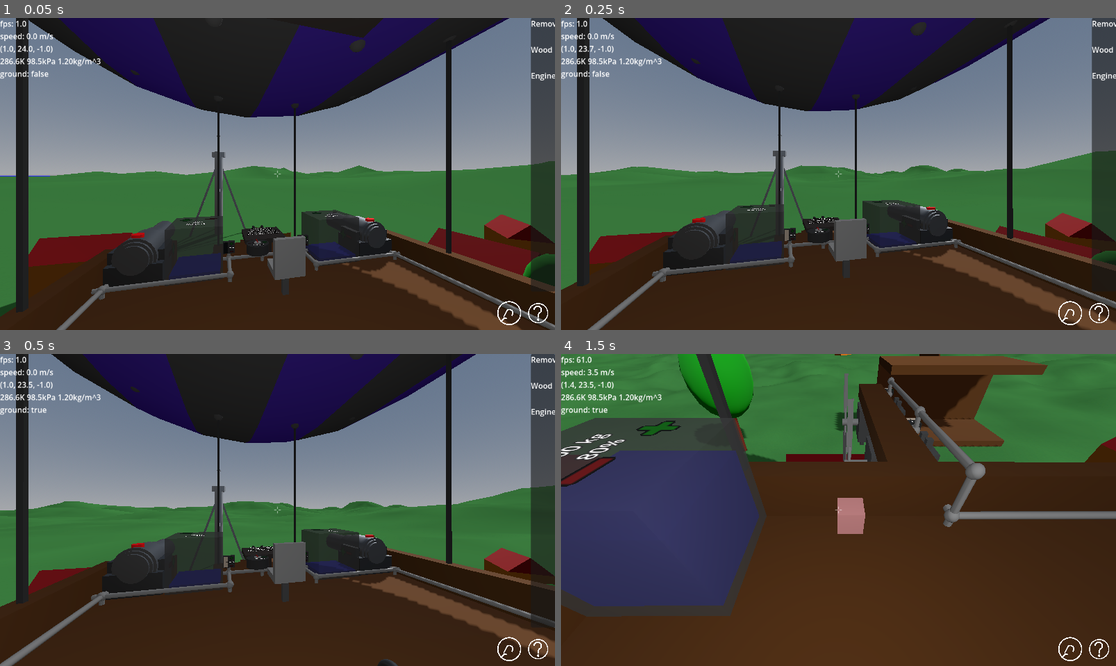
Above: before the commit, frames 1-4 (two rows, left to right).
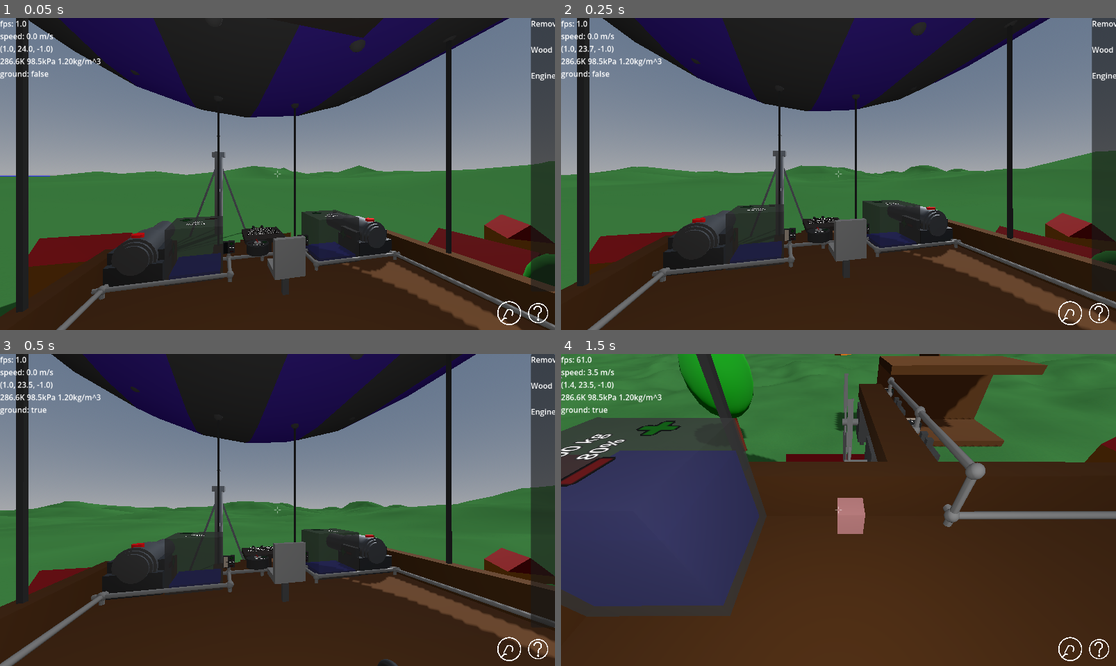
Above: after the commit, the same moments.

Repository: jmdejong/airships
Game: Godot game, scene res://scenes/world.tscn
Two runs of this game, one before a commit and one after it. Both use one fixed random seed, a clock stepped at 60 frames per second and the inputs below.
Inputs (mouse positions are in pixels of both pictures, inside the frame that each line leads up to):
- Up to frame 1 (0.05 s): no input
- Up to frame 2 (0.25 s): no input
- Up to frame 3 (0.5 s): no input
- Up to frame 4 (1.5 s): drag from (1104, 391) to (894, 441) at 0.52 s; move the mouse to (810, 510) at 1.27 s; hold W (forwards) from 1.28 s (still down); tap O (show_ship) at 1.35 s; click (810, 510) at 1.42 s

The runs differ from the first frame. In frame 1, less than 0.1% of the frame differs, in the area x 58-90%, y 2-27%; in frame 2, less than 0.1%; in frame 3, less than 0.1%; in frame 4, less than 0.1%, in the area x 0-91%, y 0-85%.

Commit message:
add ladders

Diff:
--- a/code/build.gd
+++ b/code/build.gd
@@ -72,7 +72,7 @@
 		return
 	var component: Node3D = shape.get_meta("component")
 	var ship: Airship = collider
-	ship.destroy_component(component, get_collision_point() * collider.transform)
+	ship.destroy_component(component, get_collision_point())
 
 func show_preview(vis: bool) -> void:
 	set_process(vis)
--- /dev/null
+++ b/code/components/rope_ladder.gd
@@ -0,0 +1,24 @@
+extends BaseComponent
+
+@export var unrolled: bool = false:
+	set(val):
+		unrolled = val
+		$RolledUp.visible = not val
+		$Unrolled.visible = val
+		$ClimbShape/CollisionShape3D2.disabled = not val
+		$Deploy/CollisionShape3D2.disabled = val
+		$RollUp/CollisionShape3D2.disabled = not val
+
+func _ready() -> void:
+	unrolled = unrolled
+
+func _on_deploy_pressed_by(_player: Player) -> void:
+	unrolled = true
+
+
+func _on_climb_shape_pressed_by(player: Player) -> void:
+	player.teleport_to($ClimbPoint.global_position)
+
+
+func _on_roll_up_pressed_by(_player: Player) -> void:
+	unrolled = false
--- a/code/components/seat.gd
+++ b/code/components/seat.gd
@@ -12,11 +12,14 @@
 
 func handle_player_input(delta: float) -> void:
 	for binding in bindings:
-		if Input.is_key_pressed(binding.key):
+		if Input.is_key_pressed(binding.key) and binding.action != Binding.Action.None:
 			var control: SignalControl = get_node(binding.control)
 			if control == null:
 				continue
-			control.change_raw_value(delta * binding.change)
+			if binding.action == Binding.Action.Change:
+				control.change_raw_value(delta * binding.change)
+			elif binding.action == Binding.Action.Set:
+				control.set_value(binding.set_to)
 
 func get_component() -> Component:
 	return get_parent()
--- a/code/components/wood_panel.gd
+++ b/code/components/wood_panel.gd
@@ -31,7 +31,7 @@
 func destroy(where: Vector3) -> void:
 	if get_parent() == null:
 		return
-	var local_where: Vector3 = where * transform
+	var local_where: Vector3 = where * global_transform
 	var closest: Vector3i = Vector3i(local_where / Global.block_size).clamp(Vector3i.ZERO, size_block - Vector3i.ONE)
 	if size_block != Vector3i.ONE:
 		var new_components: Array[Component] = []
--- a/code/mapgen/hexs_height_source.gd
+++ b/code/mapgen/hexs_height_source.gd
@@ -254,7 +254,7 @@
 	func calc_height() -> float:
 		return rid.randi_range(6, 12)
 	func fill(height_source: HeightSource) -> void:
-		_structures.add(Structure.hangar, height_source.pos_at(global_pos + Vector2(0, -20)), 0)
-		_structures.add(Structure.mooring_mast, height_source.pos_at(global_pos + Vector2(rid.pick([30, -30]), 20)), 0)
+		_structures.add(Structure.hangar, height_source.pos_at(global_pos + Vector2(0, -20)), PI/2)
+		_structures.add(Structure.mooring_mast, height_source.pos_at(global_pos + Vector2(0, 50)),0)
 	func center_size() -> float:
 		return 0.5
--- a/code/player.gd
+++ b/code/player.gd
@@ -23,6 +23,7 @@
 var was_on_ground := false
 const last_since_floor_max: float = 5
 var specific_info: String = ""
+var destination: Variant = null
 @onready var lifeline: Lifeline = $Lifeline
 
 enum Posture {Standing, Sitting, FlyDebug}
@@ -169,6 +170,9 @@
 		was_on_ground = false
 		apply_central_force(deltav * mass * 0.5)
 	lifeline.apply(self)
+	if destination is Vector3:
+		global_position = destination
+		destination = null
 
 	for ray in separation_rays:
 		ray.disabled = !(is_on_ground || was_on_ground)
@@ -224,3 +228,6 @@
 func on_platform_teleport(from: Vector3, to: Vector3):
 	prints("platform teleport", to - from)
 	global_position += to - from
+
+func teleport_to(to: Vector3) -> void:
+	destination = to
--- a/code/records/binding.gd
+++ b/code/records/binding.gd
@@ -1,16 +1,27 @@
 class_name Binding
 extends Resource
 
+enum Action {None, Set, Change}
+
 @export var key: Key
 @export var control: String
+@export var action: Action = Action.None
 @export var change: float
+@export var set_to: float
 
 func to_json() -> Dictionary[String, Variant]:
-	return {"key": key, "control": control, "change": change}
+	var json: Dictionary[String, Variant] = {"key": key, "control": control, "action": action}
+	if action == Action.Change:
+		json.change = change
+	elif action == Action.Set:
+		json.set_to = set_to
+	return json
 
 static func from_json(json: Dictionary) -> Binding:
 	var binding := Binding.new()
 	binding.key = json.key
 	binding.control = json.control
-	binding.change = json.change
+	binding.action = json.action
+	binding.change = json.get("change")
+	binding.set_to = json.get("set_to")
 	return binding
--- /dev/null
+++ b/materials/metal_bar.tres
@@ -0,0 +1,4 @@
+[gd_resource type="StandardMaterial3D" format=3 uid="uid://m16cuhaildqp"]
+
+[resource]
+albedo_color = Color(0.2, 0.2, 0.2, 1)
--- a/scenes/components/cable4m.tscn
+++ b/scenes/components/cable4m.tscn
@@ -1,16 +1,14 @@
 [gd_scene format=3 uid="uid://cr366y43ta7n2"]
 
 [ext_resource type="Script" uid="uid://cv4oa72xgm6qh" path="res://code/components/box_component.gd" id="1_yt8eh"]
+[ext_resource type="Material" uid="uid://m16cuhaildqp" path="res://materials/metal_bar.tres" id="2_ehlws"]
 [ext_resource type="PackedScene" uid="uid://c80fsqccc2hnu" path="res://scenes/connection.tscn" id="2_u038d"]
 
 [sub_resource type="BoxShape3D" id="BoxShape3D_uw4vd"]
 size = Vector3(0.05, 4.1, 0.05)
 
-[sub_resource type="StandardMaterial3D" id="StandardMaterial3D_uw4vd"]
-albedo_color = Color(0.2, 0.2, 0.2, 1)
-
 [sub_resource type="BoxMesh" id="BoxMesh_uw4vd"]
-material = SubResource("StandardMaterial3D_uw4vd")
+material = ExtResource("2_ehlws")
 size = Vector3(0.063, 4, 0.063)
 
 [node name="Cable4m" type="Node3D" unique_id=719893920]
--- /dev/null
+++ b/scenes/components/rope_ladder.tscn
@@ -0,0 +1,111 @@
+[gd_scene format=3 uid="uid://ce6mxn0ghywxo"]
+
+[ext_resource type="Texture2D" uid="uid://bx0xpgiq564bf" path="res://textures/rope_ladder_rolled.png" id="1_kt2k0"]
+[ext_resource type="Script" uid="uid://c82ykcecsvua" path="res://code/components/rope_ladder.gd" id="1_u55ag"]
+[ext_resource type="Material" uid="uid://m16cuhaildqp" path="res://materials/metal_bar.tres" id="2_avpeb"]
+[ext_resource type="PackedScene" uid="uid://c80fsqccc2hnu" path="res://scenes/connection.tscn" id="3_8wo15"]
+[ext_resource type="Texture2D" uid="uid://21qufl3bc5es" path="res://textures/rope_ladder_unrolled.png" id="4_yduph"]
+[ext_resource type="Script" uid="uid://cuiyitoas3wtg" path="res://code/button3d.gd" id="6_u55ag"]
+
+[sub_resource type="CylinderMesh" id="CylinderMesh_avpeb"]
+top_radius = 0.375
+bottom_radius = 0.375
+height = 0.8
+
+[sub_resource type="StandardMaterial3D" id="StandardMaterial3D_8wo15"]
+albedo_texture = ExtResource("1_kt2k0")
+
+[sub_resource type="BoxMesh" id="BoxMesh_8wo15"]
+size = Vector3(0.1, 0.1, 0.9)
+
+[sub_resource type="BoxShape3D" id="BoxShape3D_yduph"]
+size = Vector3(0.1, 0.2, 0.5)
+
+[sub_resource type="PlaneMesh" id="PlaneMesh_8dl38"]
+size = Vector2(0.75, 20)
+orientation = 0
+
+[sub_resource type="StandardMaterial3D" id="StandardMaterial3D_u55ag"]
+transparency = 2
+alpha_scissor_threshold = 0.5
+alpha_antialiasing_mode = 0
+cull_mode = 2
+albedo_texture = ExtResource("4_yduph")
+
+[sub_resource type="BoxShape3D" id="BoxShape3D_83vwt"]
+size = Vector3(0.25, 19.5, 1)
+
+[sub_resource type="BoxShape3D" id="BoxShape3D_u55ag"]
+size = Vector3(0.75, 0.5, 0.75)
+
+[sub_resource type="BoxShape3D" id="BoxShape3D_n5mh5"]
+size = Vector3(0.25, 0.6, 0.8)
+
+[node name="RopeLadder" type="Node3D" unique_id=752186276]
+script = ExtResource("1_u55ag")
+mass_ = 9.9999999999998
+volume = 9.9999999999998
+
+[node name="RolledUp" type="MeshInstance3D" parent="." unique_id=713083055]
+transform = Transform3D(1.9106855e-15, 4.371139e-08, 1, 1, -4.371139e-08, 0, 4.371139e-08, 1, -4.371139e-08, 0.375, 0.375, 0.5)
+visible = false
+mesh = SubResource("CylinderMesh_avpeb")
+surface_material_override/0 = SubResource("StandardMaterial3D_8wo15")
+
+[node name="TopBar" type="MeshInstance3D" parent="." unique_id=1761617512]
+transform = Transform3D(1, 0, 0, 0, 1, 0, 0, 0, 1, 0.049999997, 0.5, 0.5)
+mesh = SubResource("BoxMesh_8wo15")
+surface_material_override/0 = ExtResource("2_avpeb")
+
+[node name="BottomBar" type="MeshInstance3D" parent="." unique_id=809696636]
+transform = Transform3D(1, 0, 0, 0, 1, 0, 0, 0, 1, 0.049999997, 0.25, 0.5)
+mesh = SubResource("BoxMesh_8wo15")
+surface_material_override/0 = ExtResource("2_avpeb")
+
+[node name="Connection" parent="." unique_id=899869947 instance=ExtResource("3_8wo15")]
+
+[node name="CollisionShape3D" type="CollisionShape3D" parent="Connection" unique_id=2058345226]
+transform = Transform3D(1, 0, 0, 0, 1, 0, 0, 0, 1, -1.9936124e-09, 0.375, 0.5)
+shape = SubResource("BoxShape3D_yduph")
+
+[node name="Unrolled" type="MeshInstance3D" parent="." unique_id=1797628501]
+transform = Transform3D(1, 0, 0, 0, 1, 0, 0, 0, 1, 0.11, -9.5, 0.5)
+mesh = SubResource("PlaneMesh_8dl38")
+surface_material_override/0 = SubResource("StandardMaterial3D_u55ag")
+
+[node name="ClimbPoint" type="Node3D" parent="." unique_id=1565818630]
+transform = Transform3D(1, 0, 0, 0, 1, 0, 0, 0, 1, -0.25, 0.75, 0.5)
+
+[node name="ClimbShape" type="Area3D" parent="." unique_id=232540211]
+collision_layer = 128
+collision_mask = 0
+script = ExtResource("6_u55ag")
+
+[node name="CollisionShape3D2" type="CollisionShape3D" parent="ClimbShape" unique_id=128348884]
+transform = Transform3D(1, 0, 0, 0, 1, 0, 0, 0, 1, 0.125, -9.5, 0.5)
+shape = SubResource("BoxShape3D_83vwt")
+
+[node name="Deploy" type="Area3D" parent="." unique_id=762370563]
+collision_layer = 128
+collision_mask = 0
+script = ExtResource("6_u55ag")
+
+[node name="CollisionShape3D2" type="CollisionShape3D" parent="Deploy" unique_id=597068677]
+transform = Transform3D(1, 0, 0, 0, 1, 0, 0, 0, 1, 0.375, 0.5, 0.5)
+shape = SubResource("BoxShape3D_u55ag")
+
+[node name="RollUp" type="Area3D" parent="." unique_id=1048772050]
+collision_layer = 128
+collision_mask = 0
+script = ExtResource("6_u55ag")
+
+[node name="CollisionShape3D2" type="CollisionShape3D" parent="RollUp" unique_id=1408583902]
+transform = Transform3D(1, 0, 0, 0, 1, 0, 0, 0, 1, 0.125, 0.3, 0.5)
+shape = SubResource("BoxShape3D_n5mh5")
+
+[node name="CenterOfMass" type="Node3D" parent="." unique_id=461870567]
+transform = Transform3D(1, 0, 0, 0, 1, 0, 0, 0, 1, 0.25, 0.25, 0)
+
+[connection signal="pressed_by" from="ClimbShape" to="." method="_on_climb_shape_pressed_by"]
+[connection signal="pressed_by" from="Deploy" to="." method="_on_deploy_pressed_by"]
+[connection signal="pressed_by" from="RollUp" to="." method="_on_roll_up_pressed_by"]
--- a/scenes/ships/gunboat.tscn
+++ b/scenes/ships/gunboat.tscn
@@ -19,11 +19,13 @@
 [ext_resource type="PackedScene" uid="uid://cr366y43ta7n2" path="res://scenes/components/cable4m.tscn" id="16_okq7b"]
 [ext_resource type="PackedScene" uid="uid://4ejh32drlk0w" path="res://scenes/components/chair.tscn" id="16_wjquc"]
 [ext_resource type="Script" uid="uid://bdyy87xh6bshr" path="res://code/records/binding.gd" id="17_plvvq"]
+[ext_resource type="PackedScene" uid="uid://ce6mxn0ghywxo" path="res://scenes/components/rope_ladder.tscn" id="17_swjpl"]
 
 [sub_resource type="Resource" id="Resource_okq7b"]
 script = ExtResource("17_plvvq")
 key = 87
 control = "../../Wiring/SliderEngLeft/SignalConnection/SignalControl"
+action = 2
 change = 3.0
 metadata/_custom_type_script = "uid://bdyy87xh6bshr"
 
@@ -31,6 +33,7 @@
 script = ExtResource("17_plvvq")
 key = 83
 control = "../../Wiring/SliderEngLeft/SignalConnection/SignalControl"
+action = 2
 change = -3.0
 metadata/_custom_type_script = "uid://bdyy87xh6bshr"
 
@@ -38,6 +41,7 @@
 script = ExtResource("17_plvvq")
 key = 87
 control = "../../Wiring/SliderEngRight/SignalConnection/SignalControl"
+action = 2
 change = 3.0
 metadata/_custom_type_script = "uid://bdyy87xh6bshr"
 
@@ -45,6 +49,7 @@
 script = ExtResource("17_plvvq")
 key = 83
 control = "../../Wiring/SliderEngRight/SignalConnection/SignalControl"
+action = 2
 change = -3.0
 metadata/_custom_type_script = "uid://bdyy87xh6bshr"
 
@@ -52,6 +57,7 @@
 script = ExtResource("17_plvvq")
 key = 68
 control = "../../Wiring/SliderEngLeft/SignalConnection/SignalControl"
+action = 2
 change = 3.0
 metadata/_custom_type_script = "uid://bdyy87xh6bshr"
 
@@ -59,6 +65,7 @@
 script = ExtResource("17_plvvq")
 key = 65
 control = "../../Wiring/SliderEngLeft/SignalConnection/SignalControl"
+action = 2
 change = -3.0
 metadata/_custom_type_script = "uid://bdyy87xh6bshr"
 
@@ -66,6 +73,7 @@
 script = ExtResource("17_plvvq")
 key = 65
 control = "../../Wiring/SliderEngRight/SignalConnection/SignalControl"
+action = 2
 change = 3.0
 metadata/_custom_type_script = "uid://bdyy87xh6bshr"
 
@@ -73,7 +81,22 @@
 script = ExtResource("17_plvvq")
 key = 68
 control = "../../Wiring/SliderEngRight/SignalConnection/SignalControl"
+action = 2
 change = -3.0
+metadata/_custom_type_script = "uid://bdyy87xh6bshr"
+
+[sub_resource type="Resource" id="Resource_66ram"]
+script = ExtResource("17_plvvq")
+key = 82
+control = "../../Wiring/SliderEngRight/SignalConnection/SignalControl"
+action = 1
+metadata/_custom_type_script = "uid://bdyy87xh6bshr"
+
+[sub_resource type="Resource" id="Resource_omr4m"]
+script = ExtResource("17_plvvq")
+key = 82
+control = "../../Wiring/SliderEngLeft/SignalConnection/SignalControl"
+action = 1
 metadata/_custom_type_script = "uid://bdyy87xh6bshr"
 
 [node name="GunBoat" unique_id=1842036152 instance=ExtResource("1_rb74k")]
@@ -388,6 +411,9 @@
 mass_ = 12.5
 volume = 0.125
 
+[node name="RopeLadder" parent="Components/Basket" index="10" unique_id=752186276 instance=ExtResource("17_swjpl")]
+transform = Transform3D(-1, 0, 8.742278e-08, 0, 1, 0, -8.742278e-08, 0, -1, -3, 0.25, 1.5)
+
 [node name="Rigging" parent="Components" parent_id_path=PackedInt32Array(2108642172) index="4" unique_id=347988987 instance=ExtResource("3_3nb3f")]
 
 [node name="Cable4m" parent="Components/Rigging" index="0" unique_id=412945590 instance=ExtResource("16_okq7b")]
@@ -410,4 +436,4 @@
 
 [node name="Chair" parent="Components" parent_id_path=PackedInt32Array(2108642172) index="5" unique_id=2013074350 instance=ExtResource("16_wjquc")]
 transform = Transform3D(-4.371139e-08, 0, -1, 0, 1, 0, 1, 0, -4.371139e-08, 2.5, 0.5, -0.25)
-bindings = Array[ExtResource("17_plvvq")]([SubResource("Reso …(189 unchanged characters)… e_cl6mw"), SubResource("Resource_odg74")])
+bindings = Array[ExtResource("17_plvvq")]([SubResource("Reso …(189 unchanged characters)… e_cl6mw"), SubResource("Resource_odg74"), SubResource("Resource_66ram"), SubResource("Resource_omr4m")])
Not shown, added: code/components/rope_ladder.gd.uid
Binary file added: textures/ground2.png
Not shown, added: textures/ground2.png.import
Binary file added: textures/ground3.png
Not shown, added: textures/ground3.png.import
Binary file added: textures/rope_ladder_rolled.png
Not shown, added: textures/rope_ladder_rolled.png.import
Binary file added: textures/rope_ladder_unrolled.png
Not shown, added: textures/rope_ladder_unrolled.png.import
